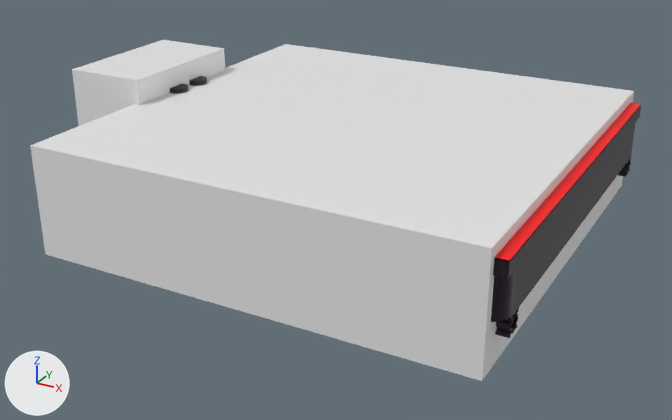
An edit to the glTF model realtimecontrol/rtr/assets/tool.glb, drawn before and after from the same camera.
Rendered twice from a 50 mm camera at (0.727, -1.781, 0.879) aimed at (-0.233, -0.036, 0.006). Arrows for +X, +Y and +Z are at lower left; the lights stay in place. The older version comes first. Where no turn or scale is listed for an object, it has been applied to the vertices.

The older version as bpy lines, for what is in view:
```python
me_cube = bpy.data.meshes.new('Cube')
me_cube.from_pydata(...)  # a box spanning x -0.5..0.5, y -0.5..0.5, z -0.125..0.125
me_cube_002 = bpy.data.meshes.new('Cube.002')
me_cube_002.from_pydata([(0.48, 0.48, 0.016), (0.48, -0.48, 0.016), (-0.48, 0.48, 0.016), (-0.48, -0.48, 0.016)], [], [(2, 3, 1), (2, 1, 0)])
me_cube_002.materials.append(mat_material_001)  # red #ff0000
me_cube_005 = bpy.data.meshes.new('Cube.005')
me_cube_005.from_pydata(...)  # a box spanning x -0.1..0.1, y -0.173..0.173, z -0.125..0.125
me_cylinder_001 = bpy.data.meshes.new('Cylinder.001')
me_cylinder_001.from_pydata(...)  # a 32-sided cylinder along z spanning x -0.025..0.025, y -0.025..0.025, z -0.05..0.05
me_cylinder_001.materials.append(mat_material_003)  # black #1a081f
me_cylinder_004 = bpy.data.meshes.new('Cylinder.004')
me_cylinder_004.from_pydata(...)  # a 32-sided cylinder along z spanning x -0.025..0.025, y -0.025..0.025, z -0.05..0.05
me_cylinder_004.materials.append(mat_material_003)  # black #1a081f
ob_cube = bpy.data.objects.new('Cube', me_cube)
ob_cube.location = (-0.198, 0.004, 0.105)
ob_cube_001 = bpy.data.objects.new('Cube.001', me_cube_002)
ob_cube_001.location = (-0.152, 0.0, 0.191)
ob_cube_002 = bpy.data.objects.new('Cube.002', me_cube_005)
ob_cube_002.location = (-0.783, 0.004, 0.164)
ob_cylinder_001 = bpy.data.objects.new('Cylinder.001', me_cylinder_001)
ob_cylinder_001.location = (-0.677, 0.047, 0.191)
ob_cylinder_004 = bpy.data.objects.new('Cylinder.004', me_cylinder_004)
ob_cylinder_004.location = (-0.677, -0.031, 0.191)
# also in view: 'Cube.004' at (-0.152, 0.0, 0.189); 'Cube.003' at (-0.152, 0.0, 0.129)
```
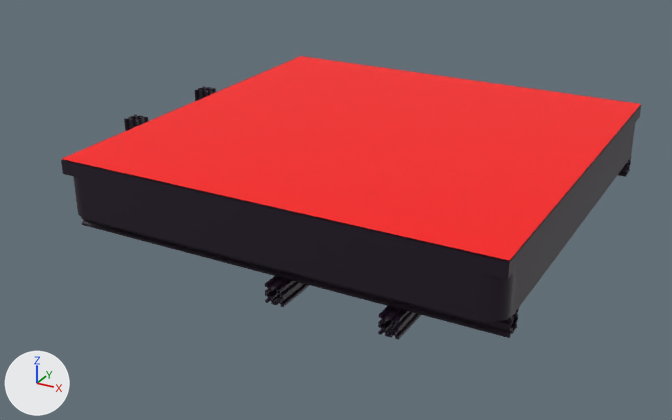
What differs and where, as boxes (x1, y1, x2, y2) in the pictures (672 x 420 px):
'Cube', deleted: before (30, 44, 634, 381)
'Cube.002', deleted: before (72, 40, 225, 126)
'Cylinder.004', deleted: before (170, 84, 188, 94)
'Cylinder.001', deleted: before (189, 76, 207, 86)
'Cube.001', unchanged, uncovered by the edit: before (495, 103, 641, 261); after (62, 56, 641, 261)
'Cube.003', unchanged, uncovered by the edit: before (491, 123, 635, 322); after (73, 123, 635, 322)
'Cube.004', unchanged, uncovered by the edit: before (493, 105, 641, 279); after (61, 105, 641, 279)
'4040-250.013', unchanged, uncovered by the edit: before (495, 308, 519, 338); after (81, 217, 519, 338)

The change in detail:
Object 'Cube' (ob_cube) is deleted.
Object 'Cube.002' (ob_cube_002) is deleted.
Object 'Cylinder.001' (ob_cylinder_001) is deleted.
Object 'Cylinder.004' (ob_cylinder_004) is deleted.
